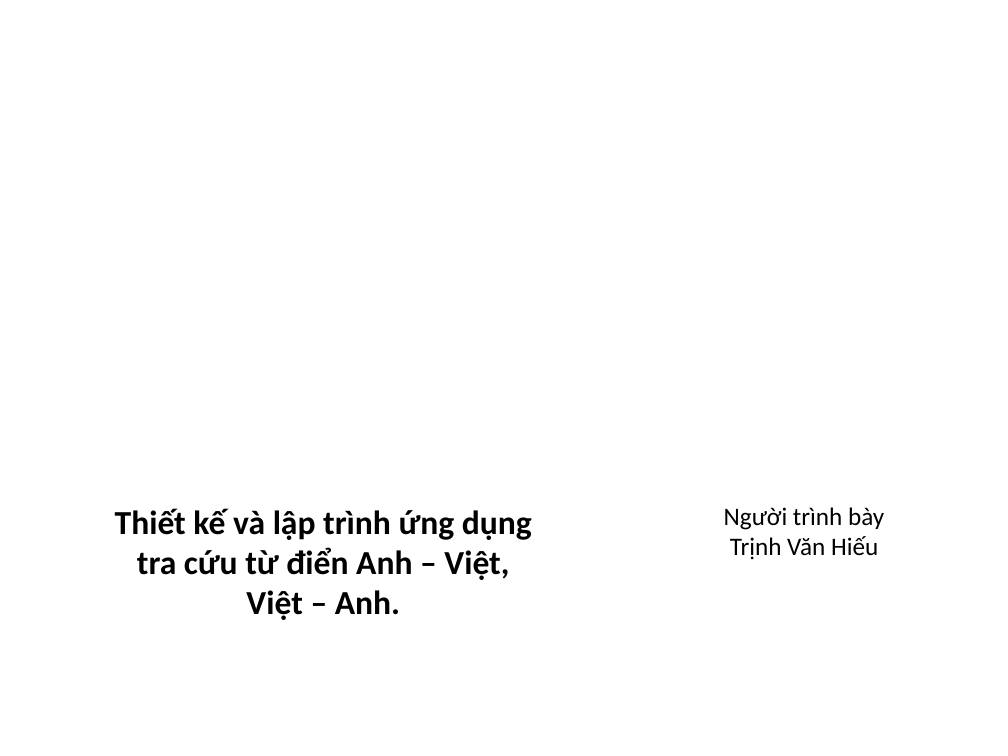
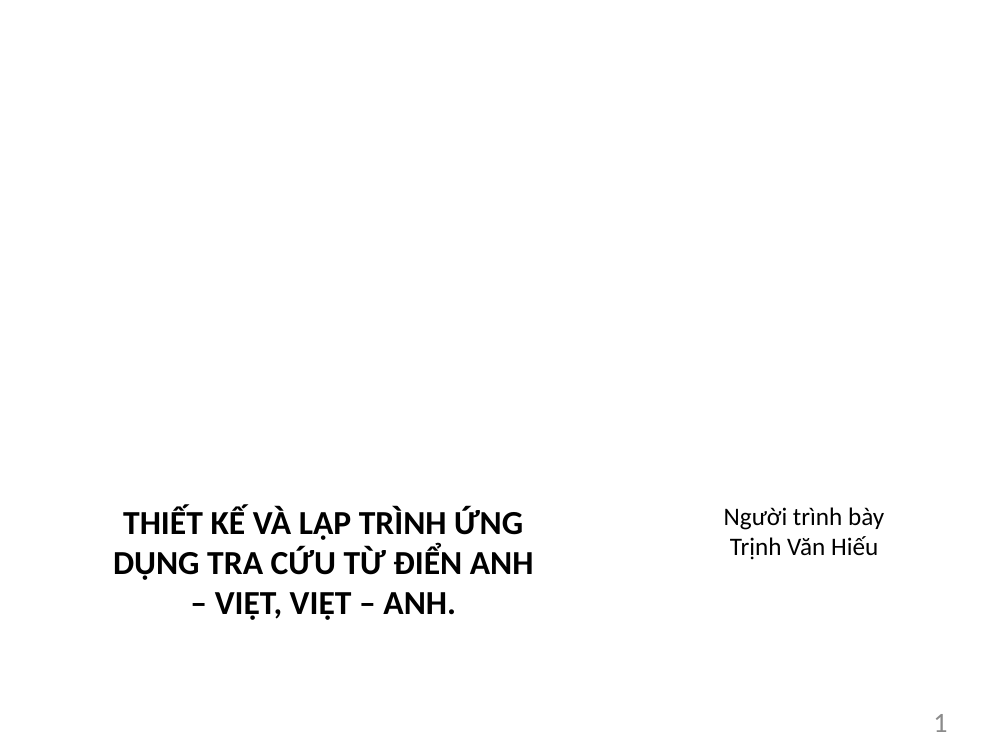
Before and after one commit to TrinhVanHieu/DoAn2018_EVDict, a slide deck: slide 1 of BaoCaoEVDict/Slide/BaoCao.pptx. Drawn at 1008x756 pixels with LibreOffice and Linux fonts; fonts in the diff are those of the drawing; background and template pictures are left out. Boxes give left, top, right and bottom in pixels: in the first picture for what was removed or moved away, otherwise in the second. Text is boxed around its words. In the diff, an @@ line names an element or a change of style, - is before the commit and + after.

```diff
--- a/BaoCaoEVDict/Slide/BaoCao.pptx
+++ b/BaoCaoEVDict/Slide/BaoCao.pptx
@@ text at bbox=[113, 506, 534, 620]: text changed @@
-Thiết kế và lập trình ứng dụng tra cứu từ điển Anh – Việt, Việt – Anh.
+THIẾT KẾ VÀ LẬP TRÌNH ỨNG DỤNG TRA CỨU TỪ ĐIỂN ANH – VIỆT, VIỆT – ANH.
@@ page number added at bbox=[933, 714, 947, 732], 20 pt, text #8C8C8C @@
+1
```
Also in this commit, not shown: 20 other slides changed, 10 slides added, 1 slide removed, 19 other files.
